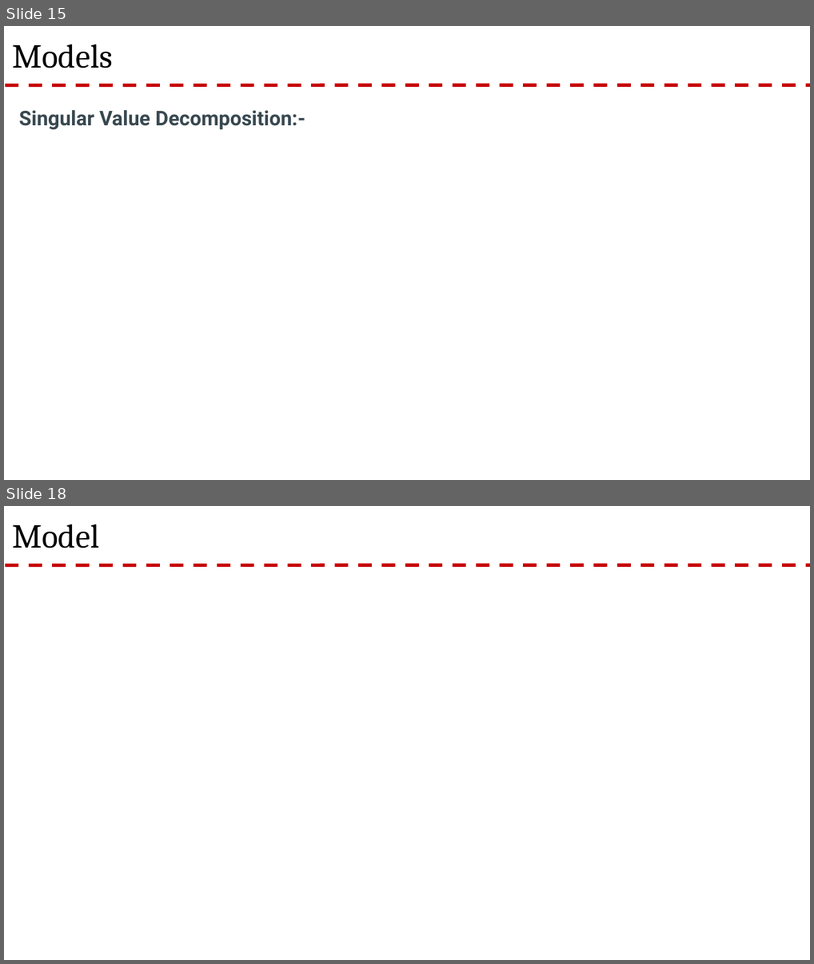
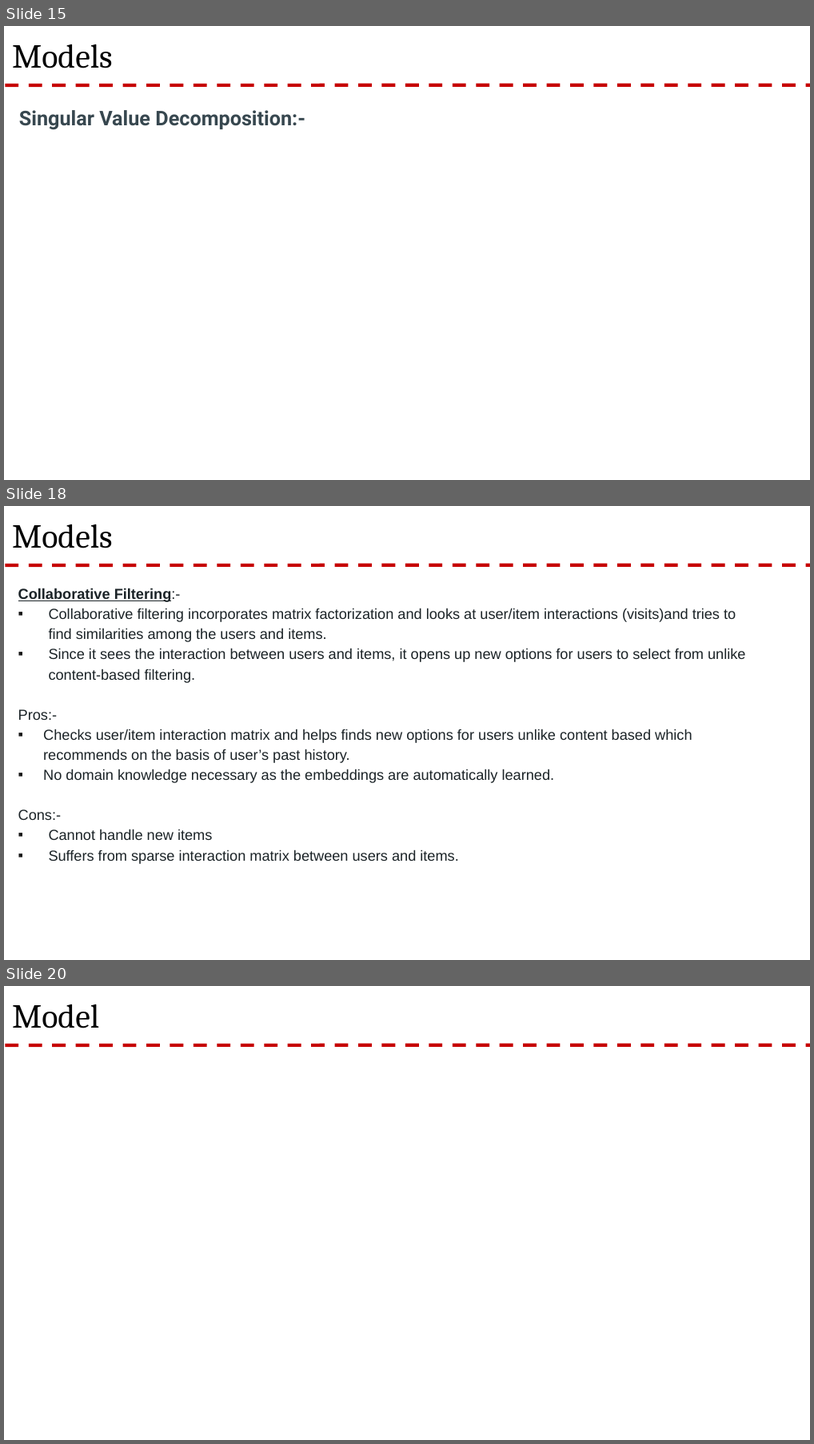
Before and after one commit to rnair7163/Restaurant-Recommendation-System-using-Yelp-Dataset, a slide deck: PPT/Yelp Presentation.pptx. Shown one above the other, each under a label of ours: slides 15 and 18 before the commit, slides 15, 18 and 20 after it; the slides between them are not shown. The pictures are 814x964 and 814x1444 pixels, drawn with LibreOffice and Linux fonts; fonts in the diff are those of the drawing; background and template pictures are left out. Boxes give left, top, right and bottom in pixels: in the first picture for what was removed or moved away, otherwise in the second. Text is boxed around its words. In the diff, an @@ line names an element or a change of style, - is before the commit and + after.

Commit message:
adding map content

```diff
--- a/PPT/Yelp Presentation.pptx
+++ b/PPT/Yelp Presentation.pptx
@@ slide 18 added at box(4, 506, 810, 960), background #FFFFFF; not listed: 1 template element that a slide beside it also shows @@
@@ title added at box(12, 524, 113, 548), 30 pt, text #000000 @@
+Models
@@ text added at box(18, 588, 746, 864), 13 pt, text #1C2428 @@
+Collaborative Filtering:-
+▪ Collaborative filtering incorporates matrix factorization and looks at user/item interactions (visits)and tries to find similarities among the users and items.
+▪ Since it sees the interaction between users and items, it opens up new options for users to select from unlike content-based filtering.
+Pros:-
+▪ Checks user/item interaction matrix and helps finds new options for users unlike content based which recommends on the basis of user’s past history.
+▪ No domain knowledge necessary as the embeddings are automatically learned.
+Cons:-
+▪ Cannot handle new items
+▪ Suffers from sparse interaction matrix between users and items.
@@ what was slide 18 is now slide 20 @@
```
Also in this commit, not shown: 1 slide changed, 4 other slides added, 3 slides removed.
